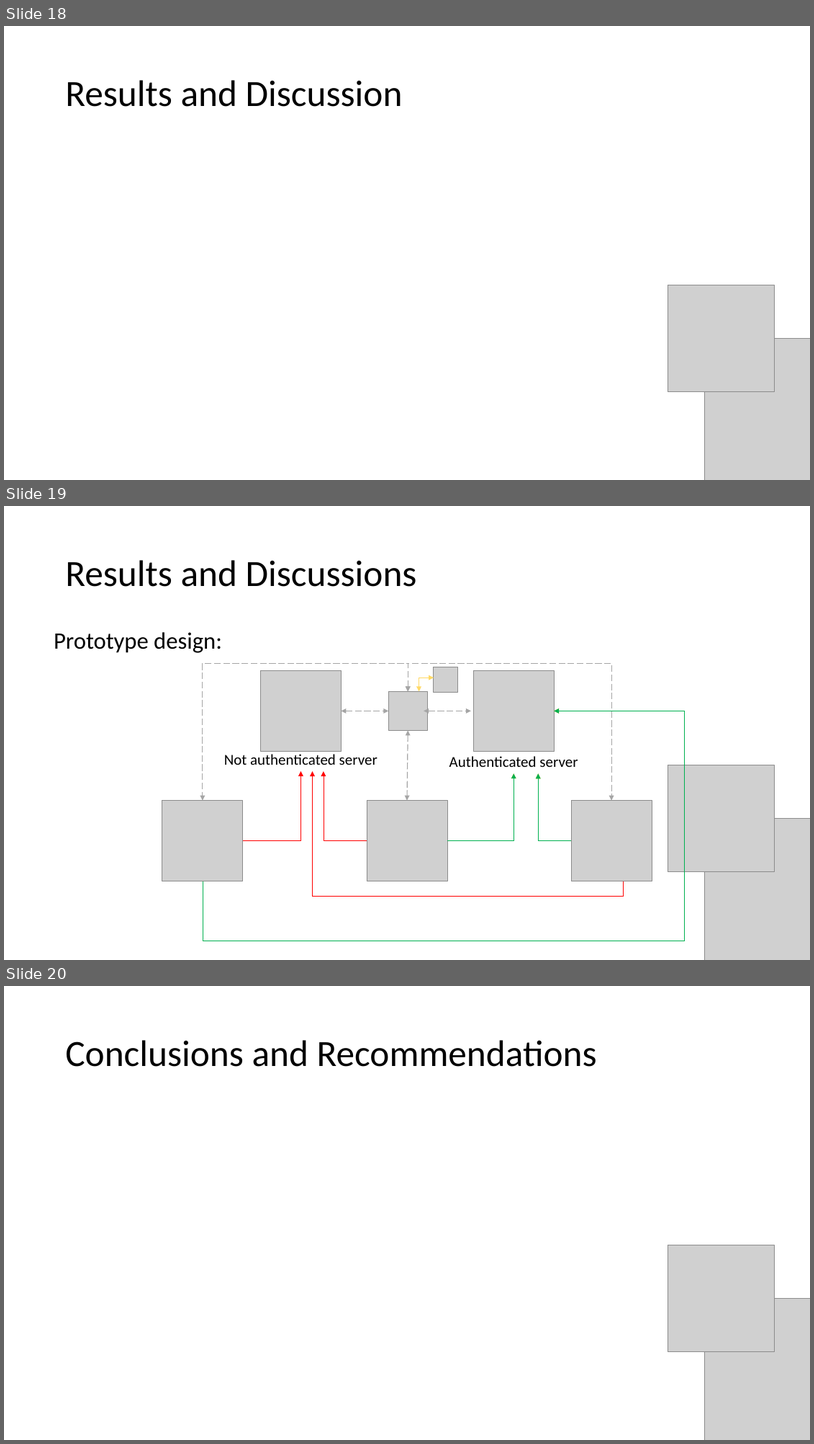
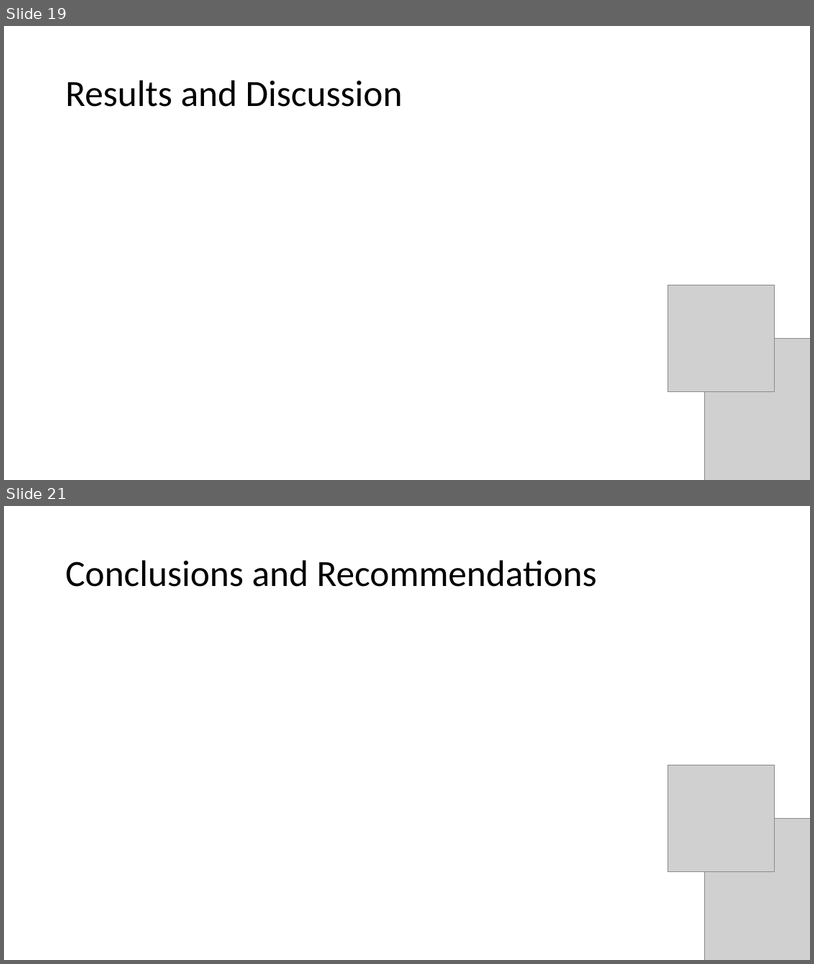
Before and after one commit to seans888/Project---Automate-Election, a slide deck: Documentation/Research Paper/CSPROJ Presentation.pptx. Shown one above the other, each under a label of ours: slides 18, 19 and 20 before the commit, slides 19 and 21 after it; the slides between them are not shown. The pictures are 814x1444 and 814x964 pixels, drawn with LibreOffice and Linux fonts; fonts in the diff are those of the drawing; grey boxes stand for pictures. Boxes give left, top, right and bottom in pixels: in the first picture for what was removed or moved away, otherwise in the second. Text is boxed around its words. In the diff, an @@ line names an element or a change of style, - is before the commit and + after.

```diff
--- a/Documentation/Research Paper/CSPROJ Presentation.pptx
+++ b/Documentation/Research Paper/CSPROJ Presentation.pptx
@@ slide 19 removed at [4,506,810,960], background #FFFFFF @@
@@ title removed at [65,560,417,587] @@
-Results and Discussions
@@ text removed at [54,632,222,653] @@
-Prototype design:
@@ elbow double arrow removed from (408, 691) to (203, 800) @@
@@ picture removed at [260,671,341,751] @@
@@ elbow double arrow removed from (408, 691) to (612, 800) @@
@@ elbow double arrow removed from (419, 691) to (434, 678) @@
@@ picture removed at [434,667,459,692] @@
@@ picture removed at [473,671,554,751] @@
@@ picture removed at [388,691,427,730] @@
@@ elbow arrow removed from (203, 881) to (555, 711) @@
@@ elbow arrow removed from (203, 881) to (555, 711) @@
@@ double arrow removed from (342, 711) to (388, 711) @@
@@ double arrow removed from (424, 711) to (471, 711) @@
@@ double arrow removed from (408, 731) to (407, 800) @@
@@ text removed at [224,754,378,764] @@
-Not authenticated server
@@ text removed at [450,756,578,767] @@
-Authenticated server
@@ elbow arrow removed from (243, 841) to (301, 771) @@
@@ elbow arrow removed from (623, 881) to (313, 771) @@
@@ elbow arrow removed from (367, 841) to (324, 771) @@
@@ elbow arrow removed from (448, 841) to (514, 773) @@
@@ elbow arrow removed from (448, 841) to (514, 773) @@
@@ elbow arrow removed from (571, 841) to (539, 773) @@
@@ elbow arrow removed from (571, 841) to (539, 773) @@
@@ picture removed at [669,765,775,871] @@
@@ picture removed at [162,800,243,880] @@
@@ picture removed at [367,800,448,880] @@
@@ picture removed at [571,800,652,880] @@
@@ picture removed at [705,818,810,960] @@
@@ what was slide 18 is now slide 19 @@
@@ what was slide 20 is now slide 21 @@
```
Also in this commit, not shown: 1 slide changed, 2 slides added.
